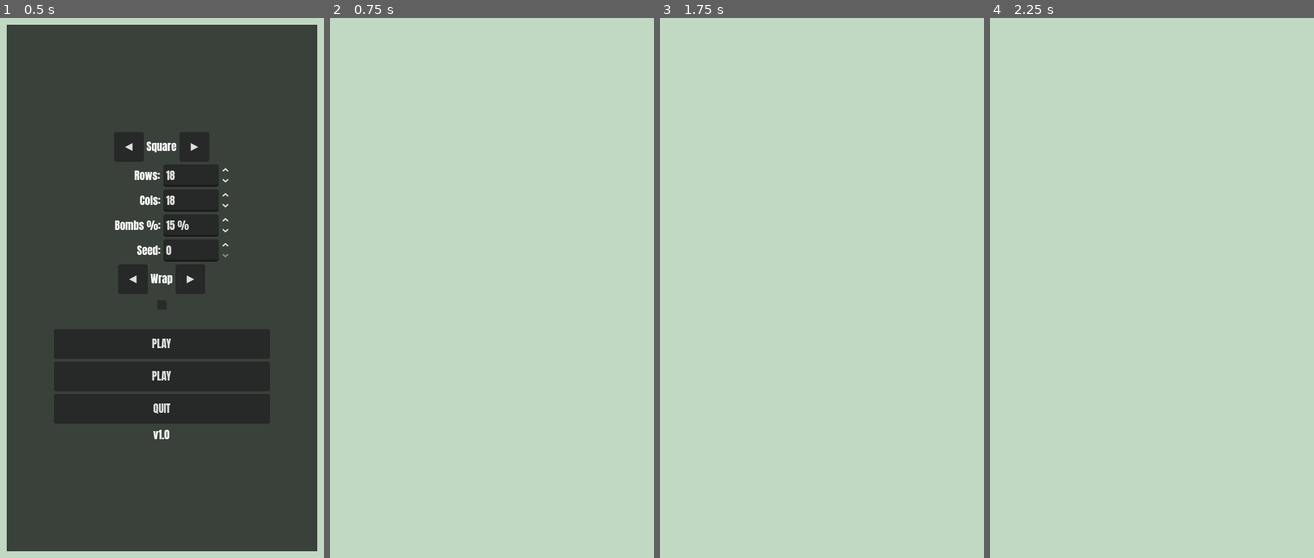
Above: before the commit, frames 1-4 (left to right).
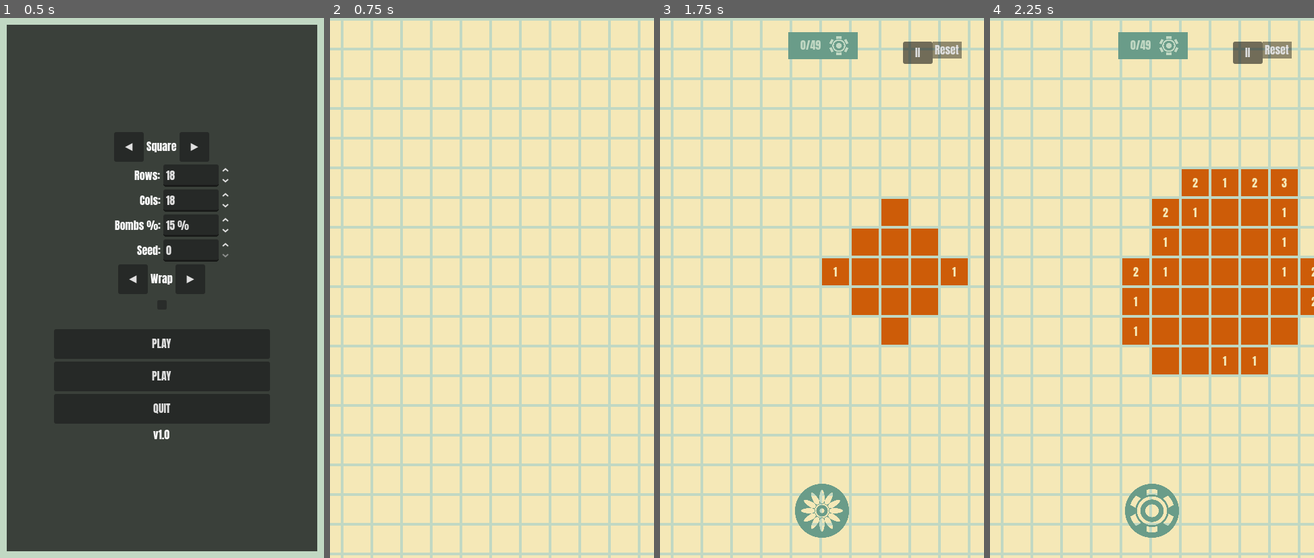
Above: after the commit, the same moments.

Repository: Kape99/mine-sweeper
Game: Godot game, scene res://Scenes/base.tscn
The game is run twice, just before and just after one commit, with the same random seed, the same clock (stepped at 60 frames per second) and the same inputs.
Inputs (mouse positions are in pixels of both pictures, inside the frame that each line leads up to):
- Up to frame 1 (0.5 s): no input
- Up to frame 2 (0.75 s): click "PLAY" at 0.5 s
- Up to frame 3 (1.75 s): tap Enter at 1.25 s; move the mouse to (893, 261) at 1.27 s; click (893, 261) at 1.42 s; tap Space at 1.52 s
- Up to frame 4 (2.25 s): click (1152, 509) at 2.02 s

Frame 1 is identical in both runs. In frame 2, 82% of the frame differs, in the area x 0-100%, y 0-100%; in frame 3, 83%; in frame 4, 83%.
Error before the commit: Parse Error: Could not find type "StateMachine" in the current scope. (res://Scripts/Gameplay/cell.gd:21)

Commit message:
fix: board cell pooling, reveal visuals, vibration, and chord reveal

Diff:
--- a/Scripts/Board/base_board.gd
+++ b/Scripts/Board/base_board.gd
@@ -32,6 +32,9 @@
 ## matching CameraController's own margin so panning feels consistent.
 const PAN_MARGIN: float = 100.0
 
+## Number of interactive cells to pre-create per variant at startup.
+const POOL_PREWARM: int = 200
+
 @export var cols: int = 10
 @export var rows: int = 10
 @export var mines: int = 10
@@ -43,6 +46,12 @@
 signal on_defuse_changed(defuse_value: int)
 signal on_game_started(mines_number: int)
 signal on_game_finished(is_win: bool, time: float)
+
+## Static pool of reusable interactive cells, keyed by scene path.
+static var _cell_pools: Dictionary = {}
+
+## Whether the static pools have been pre-warmed for this board's variants.
+static var _pools_warmed: bool = false
 
 ## The logical board — 2D array [row][col] of the real, interactive cells.
 var board_state: Array = []
@@ -58,6 +67,9 @@
 var _to_be_explored: int = 0
 var _active_tween: Tween = null
 
+## Cached lightweight display cell scenes, keyed by cell type index.
+var _display_cell_scenes: Dictionary = {}
+
 ## When true (default), the board is toroidal — neighbors wrap, camera
 ## recenter is active, and there are no camera bounds. When false, the
 ## board has hard edges, the camera is clamped to the board bounds, and
@@ -67,6 +79,28 @@
 
 func _ready() -> void:
 	_measure_cell_size()
+	_warm_pools()
+
+
+## Pre-creates a pool of reusable interactive cells for each cell variant.
+## Called once per board instance; static flag keeps it from repeating.
+func _warm_pools() -> void:
+	if _pools_warmed:
+		return
+	_pools_warmed = true
+	for scene: PackedScene in cells:
+		warm_pool(scene, POOL_PREWARM)
+
+
+## Static helper to pre-warm a pool for any board cell scene.
+static func warm_pool(scene: PackedScene, count: int) -> void:
+	if not scene or _cell_pools.has(scene.resource_path):
+		return
+	var pool: Array = []
+	pool.resize(count)
+	for i: int in count:
+		pool[i] = scene.instantiate()
+	_cell_pools[scene.resource_path] = pool
 
 
 ## Instantiates a sample cell to determine pixel dimensions.
@@ -119,9 +153,14 @@
 	_defused_count = 0
 	_is_game_started = false
 	_is_game_over = false
-	for tile: GridContainer in _tiles:
+	for tile_idx: int in _tiles.size():
+		var tile: GridContainer = _tiles[tile_idx]
+		var is_center: bool = not _wrap_mode or (tile_idx == CENTER_TILE_INDEX)
 		for cell in tile.get_children():
-			cell.free()
+			if is_center and cell is CellBase:
+				_release_cell(cell)
+			else:
+				cell.free()
 		tile.free()
 	_tiles.clear()
 	board_state = []
@@ -143,10 +182,52 @@
 
 
 func _connect_signals(cell: CellBase) -> void:
-	cell.cell_pressed.connect(_on_cell_pressed)
-	cell.cell_explored.connect(_handle_explored)
-	cell.cell_defused.connect(_handle_defuse)
-	cell.cell_exploded.connect(_handle_explosion)
+	if not cell.cell_pressed.is_connected(_on_cell_pressed):
+		cell.cell_pressed.connect(_on_cell_pressed)
+	if not cell.cell_explored.is_connected(_handle_explored):
+		cell.cell_explored.connect(_handle_explored)
+	if not cell.cell_defused.is_connected(_handle_defuse):
+		cell.cell_defused.connect(_handle_defuse)
+	if not cell.cell_exploded.is_connected(_handle_explosion):
+		cell.cell_exploded.connect(_handle_explosion)
+
+
+## Pulls a reusable cell from the static pool, or instantiates a new one.
+func _acquire_cell(p_idx: int) -> CellBase:
+	var scene: PackedScene = cells[p_idx]
+	var pool: Array = _cell_pools.get(scene.resource_path, [])
+	if not pool.is_empty():
+		return pool.pop_back()
+	return scene.instantiate()
+
+
+## Returns an interactive cell to the static pool for reuse.
+func _release_cell(cell: CellBase) -> void:
+	if cell.cell_pressed.is_connected(_on_cell_pressed):
+		cell.cell_pressed.disconnect(_on_cell_pressed)
+	if cell.cell_explored.is_connected(_handle_explored):
+		cell.cell_explored.disconnect(_handle_explored)
+	if cell.cell_defused.is_connected(_handle_defuse):
+		cell.cell_defused.disconnect(_handle_defuse)
+	if cell.cell_exploded.is_connected(_handle_explosion):
+		cell.cell_exploded.disconnect(_handle_explosion)
+	var parent: Node = cell.get_parent()
+	if parent:
+		parent.remove_child(cell)
+	cell.reset_state()
+	var pool: Array = _cell_pools.get(cell.scene_file_path, [])
+	pool.append(cell)
+	_cell_pools[cell.scene_file_path] = pool
+
+
+## Frees every pooled cell. Useful for tests that would otherwise leak
+## CanvasItem RIDs held by off-tree pooled nodes.
+static func clear_pools() -> void:
+	for pool: Array in _cell_pools.values():
+		for cell: CellBase in pool:
+			cell.free()
+	_cell_pools.clear()
+	_pools_warmed = false
 
 
 ## Creates the tile block. In wrap mode this is a TILE_GRID_SIZE² grid
@@ -183,9 +264,9 @@
 			for row: int in rows:
 				board.append([])
 				for col: int in cols:
-					var cell_instance: CellBase = cells[
+					var cell_instance: CellBase = _acquire_cell(
 						_get_cell_type_idx(col_offset + col, row_offset + row)
-					].instantiate()
+					)
 					grid.add_child(cell_instance)
 					cell_instance.coord = Vector2i(col, row)
 					_connect_signals(cell_instance)
@@ -194,13 +275,12 @@
 		else:
 			for row: int in rows:
 				for col: int in cols:
-					grid.add_child(_create_display_cell())
+					grid.add_child(_create_display_cell(col_offset + col, row_offset + row))
 
 	if _wrap_mode:
-		# Sync all display cells to match center tile initial state
-		for row: int in rows:
-			for col: int in cols:
-				_sync_display_to_copies(board_state[row][col])
+		# All cells start in the unknown state, so display copies already match.
+		# Per-cell sync happens on explore/defuse.
+		pass
 
 
 ## Returns the index into the `cells` array for a given global (col, row).
@@ -214,44 +294,59 @@
 
 
 ## Creates a lightweight display-only cell for non-center tiles.
-## No Area2D, no FSM, no collision — just visuals.
-func _create_display_cell() -> Control:
+## Mirrors the real cell's shape without the heavy Area2D/state overhead.
+func _create_display_cell(p_col: int, p_row: int) -> Control:
+	var idx: int = _get_cell_type_idx(p_col, p_row)
+	if not _display_cell_scenes.has(idx):
+		_display_cell_scenes[idx] = _build_display_cell_scene(idx)
+	return _display_cell_scenes[idx].instantiate()
+
+
+## Builds a stripped-down PackedScene for a display-only cell variant.
+func _build_display_cell_scene(p_idx: int) -> PackedScene:
+	var template: CellBase = cells[p_idx].instantiate()
 	var cell: Control = Control.new()
-	cell.custom_minimum_size = _cell_size
-	cell.mouse_filter = MOUSE_FILTER_IGNORE
-
-	var poly: Polygon2D = Polygon2D.new()
-	var half: Vector2 = _cell_size / 2.0
-	poly.polygon = PackedVector2Array([
-		Vector2(-half.x, -half.y),
-		Vector2(half.x, -half.y),
-		Vector2(half.x, half.y),
-		Vector2(-half.x, half.y),
-	])
-	poly.position = half
-	poly.modulate = GlobalState.secondary_color
-	cell.add_child(poly)
-
-	var label: Label = Label.new()
-	label.horizontal_alignment = HORIZONTAL_ALIGNMENT_CENTER
-	label.vertical_alignment = VERTICAL_ALIGNMENT_CENTER
-	label.size = _cell_size
-	label.position = Vector2.ZERO
-	label.modulate = GlobalState.main_color
-	label.mouse_filter = MOUSE_FILTER_IGNORE
-	cell.add_child(label)
-
-	var icon: TextureRect = TextureRect.new()
-	icon.custom_minimum_size = _cell_size * 0.6
-	icon.size = icon.custom_minimum_size
-	icon.position = (_cell_size - icon.size) / 2.0
-	icon.expand_mode = TextureRect.EXPAND_IGNORE_SIZE
-	icon.stretch_mode = TextureRect.STRETCH_KEEP_ASPECT_CENTERED
-	icon.modulate = GlobalState.main_color
-	icon.mouse_filter = MOUSE_FILTER_IGNORE
-	cell.add_child(icon)
-
-	return cell
+	cell.custom_minimum_size = template.custom_minimum_size
+	cell.mouse_filter = Control.MOUSE_FILTER_IGNORE
+
+	var area: Area2D = template.get_node("Area2D")
+	var poly: Polygon2D = template.get_node("Area2D/Polygon2D")
+	var node2d: Node2D = template.get_node("Area2D/Node2D")
+	var content: Control = template.get_node("Area2D/Node2D/Content")
+	var label: Label = template.get_node("Area2D/Node2D/Content/Label")
+	var icon: TextureRect = template.get_node("Area2D/Node2D/Content/TextureRect")
+
+	var poly_copy: Polygon2D = poly.duplicate()
+	poly_copy.position = area.position + poly.position
+	poly_copy.modulate = GlobalState.secondary_color
+	cell.add_child(poly_copy)
+	poly_copy.owner = cell
+
+	var label_copy: Label = label.duplicate()
+	label_copy.position = area.position + node2d.position + content.position + label.position
+	label_copy.size = label.size
+	label_copy.anchors_preset = Control.PRESET_TOP_LEFT
+	label_copy.horizontal_alignment = label.horizontal_alignment
+	label_copy.vertical_alignment = label.vertical_alignment
+	label_copy.mouse_filter = Control.MOUSE_FILTER_IGNORE
+	cell.add_child(label_copy)
+	label_copy.owner = cell
+
+	var icon_copy: TextureRect = icon.duplicate()
+	icon_copy.position = area.position + node2d.position + content.position + icon.position
+	icon_copy.size = icon.size
+	icon_copy.anchors_preset = Control.PRESET_TOP_LEFT
+	icon_copy.expand_mode = icon.expand_mode
+	icon_copy.stretch_mode = icon.stretch_mode
+	icon_copy.mouse_filter = Control.MOUSE_FILTER_IGNORE
+	cell.add_child(icon_copy)
+	icon_copy.owner = cell
+
+	template.free()
+
+	var ps: PackedScene = PackedScene.new()
+	ps.pack(cell)
+	return ps
 
 
 ## Maps any clicked cell (copy or the real one) back to the logical cell.
@@ -298,7 +393,8 @@
 		var col: int = int(local_pos.x / cell_step.x)
 		var row: int = int(local_pos.y / cell_step.y)
 		if col >= 0 and col < cols and row >= 0 and row < rows:
-			Input.vibrate_handheld(CellBase.TAP_VIBRATION_MS)
+			if Settings.vibration_enabled:
+				Input.vibrate_handheld(CellBase.TAP_VIBRATION_MS)
 			var logical_cell: CellBase = board_state[row][col]
 			_on_cell_pressed(logical_cell, logical_cell.nearby)
 		return
@@ -352,51 +448,38 @@
 
 
 func _apply_display_from_source(target: Node, source: CellBase) -> void:
-	if target is CellBase:
-		if source.is_explored():
-			if source.is_mine():
-				target.set_display(GlobalState.main_color, GlobalState.secondary_color)
-				target.set_icon(MINE_ICON, GlobalState.background_color)
-			else:
-				var text: String = str(source.nearby) if source.nearby > 0 else ""
-				target.set_display(GlobalState.main_color, GlobalState.secondary_color, null, text)
-		elif source.is_defused():
-			target.set_display(GlobalState.secondary_color, GlobalState.main_color, FLAG_ICON)
-		else:
-			target.set_display(GlobalState.secondary_color, GlobalState.main_color)
-	else:
-		# Lightweight display cell — children: Polygon2D, Label, TextureRect
-		if target.get_child_count() < 3:
-			return
-		var poly: Polygon2D = target.get_child(0)
-		var label: Label = target.get_child(1)
-		var icon: TextureRect = target.get_child(2)
-
-		if source.is_explored():
-			if source.is_mine():
-				poly.modulate = GlobalState.main_color
-				label.modulate = GlobalState.secondary_color
-				icon.modulate = GlobalState.background_color
-				icon.texture = MINE_ICON
-				label.text = ""
-			else:
-				poly.modulate = GlobalState.main_color
-				label.modulate = GlobalState.secondary_color
-				icon.modulate = GlobalState.secondary_color
-				icon.texture = null
-				label.text = str(source.nearby) if source.nearby > 0 else ""
-		elif source.is_defused():
-			poly.modulate = GlobalState.secondary_color
-			label.modulate = GlobalState.main_color
-			icon.modulate = GlobalState.main_color
-			icon.texture = FLAG_ICON
+	# Display copies are lightweight Controls with children: Polygon2D, Label, TextureRect
+	if target.get_child_count() < 3:
+		return
+	var poly: Polygon2D = target.get_child(0)
+	var label: Label = target.get_child(1)
+	var icon: TextureRect = target.get_child(2)
+
+	if source.is_explored():
+		if source.is_mine():
+			poly.modulate = Color.RED
+			label.modulate = Color.WHITE
+			icon.modulate = Color.WHITE
+			icon.texture = MINE_ICON
 			label.text = ""
 		else:
-			poly.modulate = GlobalState.secondary_color
-			label.modulate = GlobalState.main_color
-			icon.modulate = GlobalState.main_color
+			poly.modulate = GlobalState.main_color
+			label.modulate = GlobalState.secondary_color
+			icon.modulate = GlobalState.secondary_color
 			icon.texture = null
-			label.text = ""
+			label.text = str(source.nearby) if source.nearby > 0 else ""
+	elif source.is_defused():
+		poly.modulate = GlobalState.secondary_color
+		label.modulate = GlobalState.main_color
+		icon.modulate = GlobalState.main_color
+		icon.texture = FLAG_ICON
+		label.text = ""
+	else:
+		poly.modulate = GlobalState.secondary_color
+		label.modulate = GlobalState.main_color
+		icon.modulate = GlobalState.main_color
+		icon.texture = null
+		label.text = ""
 
 
 func _handle_explored(_cell: CellBase) -> void:
@@ -420,7 +503,9 @@
 		_is_game_over = true
 		on_game_finished.emit(false, 0.0)
 		_reveal_mines_from(_cell)
-		Input.vibrate_handheld(EXPLOSION_VIBRATION_MS)
+		_sync_display_to_copies(_cell)
+		if Settings.vibration_enabled:
+			Input.vibrate_handheld(EXPLOSION_VIBRATION_MS)
 
 
 func _kill_active_tween() -> void:
@@ -485,16 +570,38 @@
 
 
 ## Chord reveal: if number of defused neighbors equals cell's nearby count,
-## reveal all remaining un-explored, un-defused neighbors.
+## reveal all remaining un-explored, un-defused neighbors, including any
+## zero-cascade cells reachable from them. The whole set is animated in a
+## single wave so nested tweens cannot kill each other.
 func _chord_reveal(cell: CellBase) -> void:
 	var defused: int = 0
-	var to_reveal: Array[CellBase] = []
+	var seeds: Array[CellBase] = []
 	for neighbor: CellBase in _get_nearby_cells(cell).keys():
 		if neighbor.is_defused():
 			defused += 1
 		elif not neighbor.is_explored():
-			to_reveal.append(neighbor)
-	if defused != cell.nearby or to_reveal.is_empty():
+			seeds.append(neighbor)
+	if defused != cell.nearby or seeds.is_empty():
+		return
+
+	var to_reveal: Array[CellBase] = []
+	var visited: Dictionary = {}
+	var queue: Array[CellBase] = seeds.duplicate()
+	for s: CellBase in seeds:
+		visited[s] = true
+	var head: int = 0
+	while head < queue.size():
+		var current: CellBase = queue[head]
+		head += 1
+		to_reveal.append(current)
+		if current.nearby == 0:
+			for n: CellBase in _get_nearby_cells(current).keys():
+				if visited.has(n) or n.is_explored() or n.is_defused():
+					continue
+				visited[n] = true
+				queue.append(n)
+
+	if to_reveal.is_empty():
 		return
 
 	to_reveal.sort_custom(
@@ -502,14 +609,9 @@
 			return a.coord.distance_to(cell.coord) < b.coord.distance_to(cell.coord)
 	)
 	var tween: Tween = _create_tween()
-	for neighbor: CellBase in to_reveal:
-		var nc: CellBase = neighbor
-		tween.tween_callback(
-			func():
-				nc.explore()
-				if nc.nearby == 0:
-					_explore_nearby(nc)
-		).set_delay(REVEAL_DELAY_FACTOR)
+	for reveal_cell: CellBase in to_reveal:
+		var rc: CellBase = reveal_cell
+		tween.tween_callback(func(): rc.explore()).set_delay(REVEAL_DELAY_FACTOR)
 
 
 func _explore_nearby(cell: CellBase) -> void:
--- a/Scripts/Gameplay/cell.gd
+++ b/Scripts/Gameplay/cell.gd
@@ -1,6 +1,5 @@
 ## Base class for all cell types (square, triangle, hexagon).
-## Manages cell state through [StateMachine], handles touch input, and emits
-## gameplay signals consumed by the board.
+## Handles touch input and emits gameplay signals consumed by the board.
 class_name CellBase
 extends Container
 
@@ -16,9 +15,16 @@
 ## second polygon per cell shape.
 const COLLISION_SCALE: float = 1.1
 
+const FLAG_ICON: Texture2D = preload("res://Asset/Icons/flag.svg")
+const MINE_ICON: Texture2D = preload("res://Asset/Icons/mine.svg")
+
+enum CellState { UNKNOWN, DEFUSED, EXPLORED }
+
+## Current visual/interaction state of the cell.
+var _cell_state: CellState = CellState.UNKNOWN
+
 @onready var _cell_text: Label = $Area2D/Node2D/Content/Label
 @onready var _cell_icon: TextureRect = $Area2D/Node2D/Content/TextureRect
-@onready var _cell_fsm: StateMachine = $StateMachine
 @onready var _cell_triangle: Polygon2D = $Area2D/Polygon2D
 @onready var _cell_collision: CollisionPolygon2D = $Area2D/CollisionPolygon2D
 
@@ -50,8 +56,17 @@
 
 
 func _ready() -> void:
-	_cell_fsm.setup()
 	_bind_collision_shape()
+	reset_state()
+
+
+## Resets the cell to its pre-game unknown state. Used by object pools.
+func reset_state() -> void:
+	nearby = 0
+	_cell_state = CellState.UNKNOWN
+	set_display(GlobalState.secondary_color, GlobalState.main_color)
+	_cell_icon.texture = null
+	_cell_text.text = ""
 
 
 ## Derives the tap-collision polygon from the visible fill polygon by
@@ -92,26 +107,44 @@
 
 ## Attempt to toggle defuse (flag) on this cell.
 func defuse() -> void:
-	_cell_fsm.defuse()
+	if _cell_state == CellState.EXPLORED:
+		return
+	if _cell_state == CellState.UNKNOWN:
+		_cell_state = CellState.DEFUSED
+		set_display(GlobalState.secondary_color, GlobalState.main_color, FLAG_ICON)
+		cell_defused.emit(self, true)
+	else:
+		_cell_state = CellState.UNKNOWN
+		set_display(GlobalState.secondary_color, GlobalState.main_color)
+		cell_defused.emit(self, false)
 
 
 ## Attempt to explore (reveal) this cell.
 func explore() -> void:
-	_cell_fsm.explore()
+	if _cell_state != CellState.UNKNOWN:
+		return
+	_cell_state = CellState.EXPLORED
+	if is_mine():
+		set_display(Color.RED, Color.WHITE)
+		set_icon(MINE_ICON, Color.WHITE)
+		cell_exploded.emit(self)
+	else:
+		var text: String = str(nearby) if nearby > 0 else ""
+		set_display(GlobalState.main_color, GlobalState.secondary_color, null, text)
+		cell_explored.emit(self)
 
 
 ## Returns [code]true[/code] if this cell has already been explored.
 func is_explored() -> bool:
-	return _cell_fsm.state is ExploreState
+	return _cell_state == CellState.EXPLORED
 
 
 ## Returns [code]true[/code] if this cell is currently flagged.
 func is_defused() -> bool:
-	return _cell_fsm.state is DefuseState
+	return _cell_state == CellState.DEFUSED
 
 
-## Updates the visual appearance of this cell. Called by FSM states to stay
-## decoupled from the internal node tree.
+## Updates the visual appearance of this cell.
 func set_display(bg_color: Color, content_color: Color, icon: Texture2D = null, text: String = "") -> void:
 	_cell_triangle.modulate = bg_color
 	_cell_text.modulate = content_color
@@ -132,5 +165,6 @@
 		_touch_position = event.position
 	if event is InputEventScreenTouch and not event.pressed:
 		if _touch_position.distance_to(event.position) < TAP_THRESHOLD:
-			Input.vibrate_handheld(TAP_VIBRATION_MS)
+			if Settings.vibration_enabled:
+				Input.vibrate_handheld(TAP_VIBRATION_MS)
 			cell_pressed.emit(self, nearby)
--- a/Scripts/Tests/test_board_wrapping.gd
+++ b/Scripts/Tests/test_board_wrapping.gd
@@ -12,6 +12,8 @@
 	_test_square()
 	_test_hexagon()
 	_test_triangle()
+	# Pooled cells are off-tree and would leak CanvasItem RIDs at exit.
+	BaseBoard.clear_pools()
 
 
 func _test_square() -> void:
--- a/Scripts/base.gd
+++ b/Scripts/base.gd
@@ -27,6 +27,9 @@
 		1: _square_board_scene,
 		2: _hexagon_board_scene,
 	}
+	# Clean up static cell pools on exit so off-tree pooled nodes don't leak RIDs.
+	get_tree().root.tree_exiting.connect(BaseBoard.clear_pools)
+
 	_board_gui.reset.connect(_reset)
 	_board_gui.pause_requested.connect(_on_pause_requested)
 	_defuse_button.modulate = GlobalState.accent_color
@@ -108,6 +111,17 @@
 	sm.show_main_menu(_main_menu)
 
 
+## Public wrapper used by PauseOverlay.
+func return_to_menu() -> void:
+	_reset()
+
+
+## Public wrapper used by PauseOverlay to restart the current game.
+func restart_game() -> void:
+	_reset()
+	_load_game()
+
+
 func _unhandled_input(event: InputEvent) -> void:
 	if event is InputEventKey and event.pressed and not event.echo:
 		match event.keycode:
@@ -124,7 +138,7 @@
 	var sm: ScreenManager = $ScreenManager
 	if _board and _board.get_child_count() > 0:
 		# Gameplay is active — toggle pause
-		if sm._current and sm._current is PauseOverlay:
+		if sm.get_current_screen() is PauseOverlay:
 			sm.hide_pause(_board)
 		else:
 			sm.show_pause(_board)
@@ -154,4 +168,4 @@
 
 
 func _on_wrap_mode_changed(wrap: bool) -> void:
-	pass  # Setting is already updated in GlobalState by MainMenu; board picks it up on next game start.
+	Settings.board_wrap = wrap
